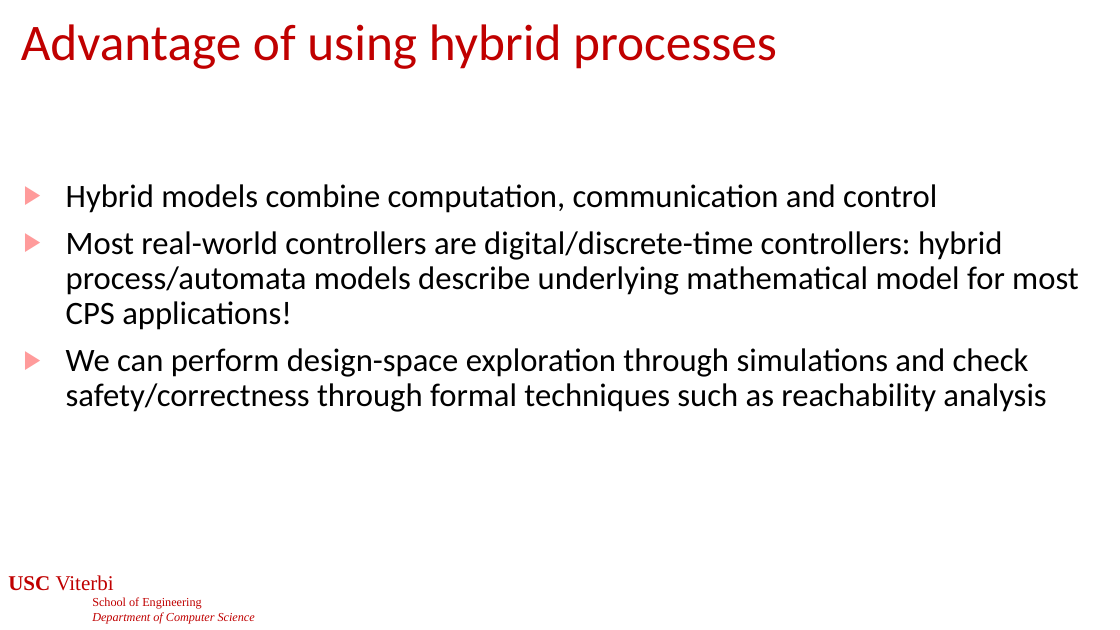
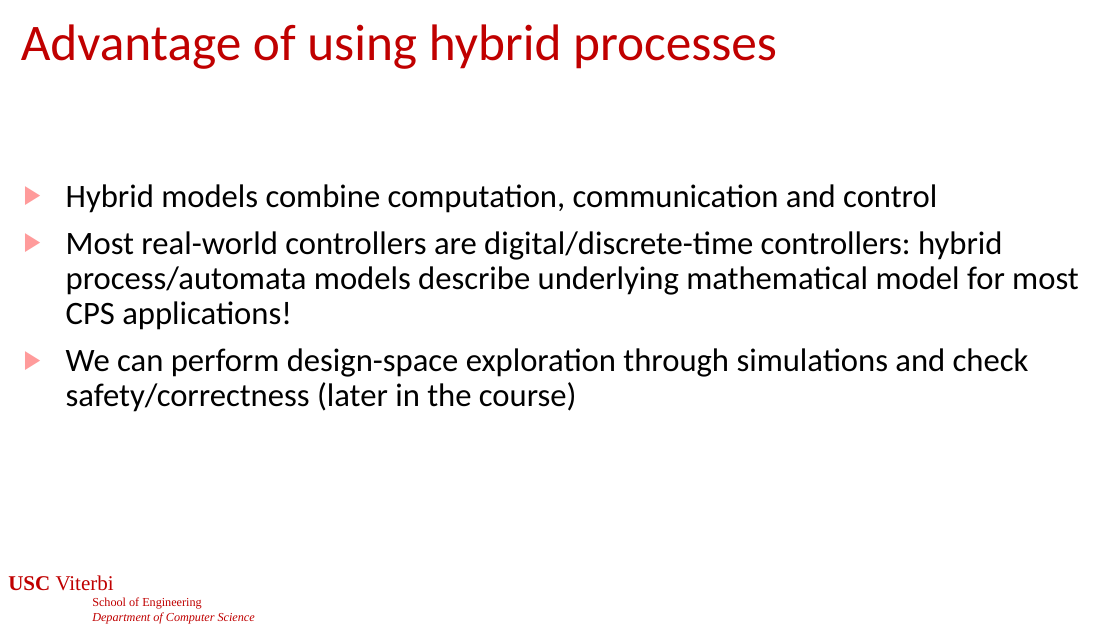
Before and after one commit to jdeshmukh/jdeshmukh.github.io, a slide deck: slide 53 of teaching/cs513-autocps-fall-2025/slides/HybridSystems.pptx. Drawn at 1120x630 pixels with LibreOffice and Linux fonts; fonts in the diff are those of the drawing; background and template pictures are left out. Boxes give left, top, right and bottom in pixels: in the first picture for what was removed or moved away, otherwise in the second. Text is boxed around its words. In the diff, an @@ line names an element or a change of style, - is before the commit and + after.

```diff
--- a/teaching/cs513-autocps-fall-2025/slides/HybridSystems.pptx
+++ b/teaching/cs513-autocps-fall-2025/slides/HybridSystems.pptx
@@ text at bbox=[66, 348, 1029, 412]: text changed @@
-▶ We can perform design-space exploration through simulations and check safety/correctness through formal techniques such as reachability analysis
+▶ We can perform design-space exploration through simulations and check safety/correctness (later in the course)
```
Also in this commit, not shown: 11 other slides changed, 1 other file.
